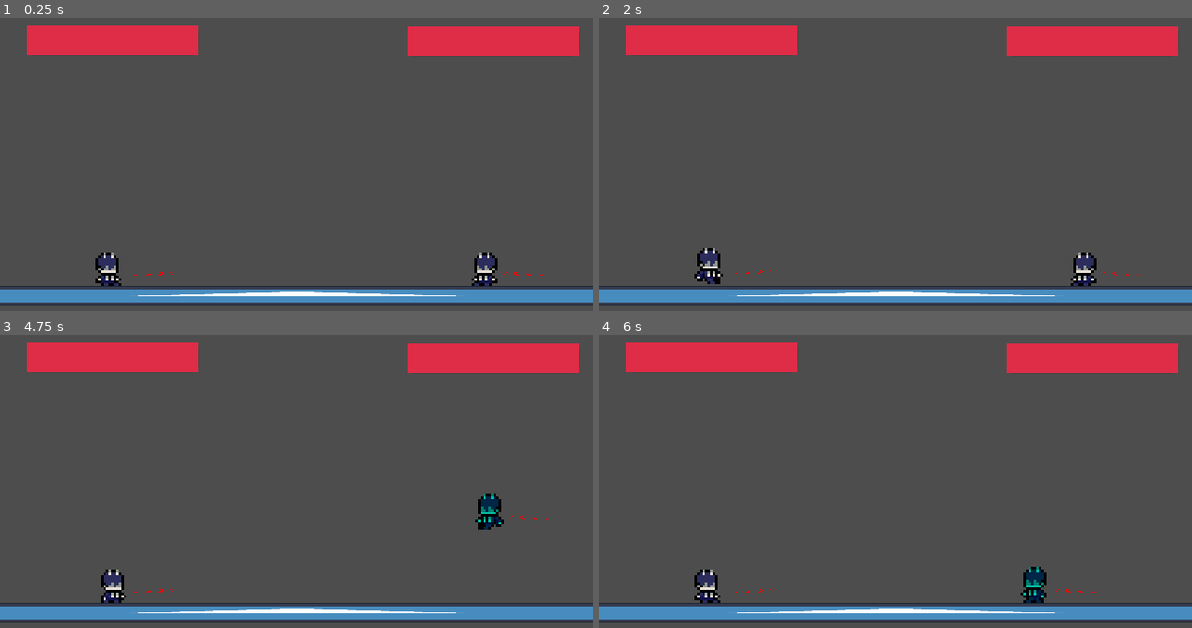
Above: before the commit, frames 1-4 (two rows, left to right).
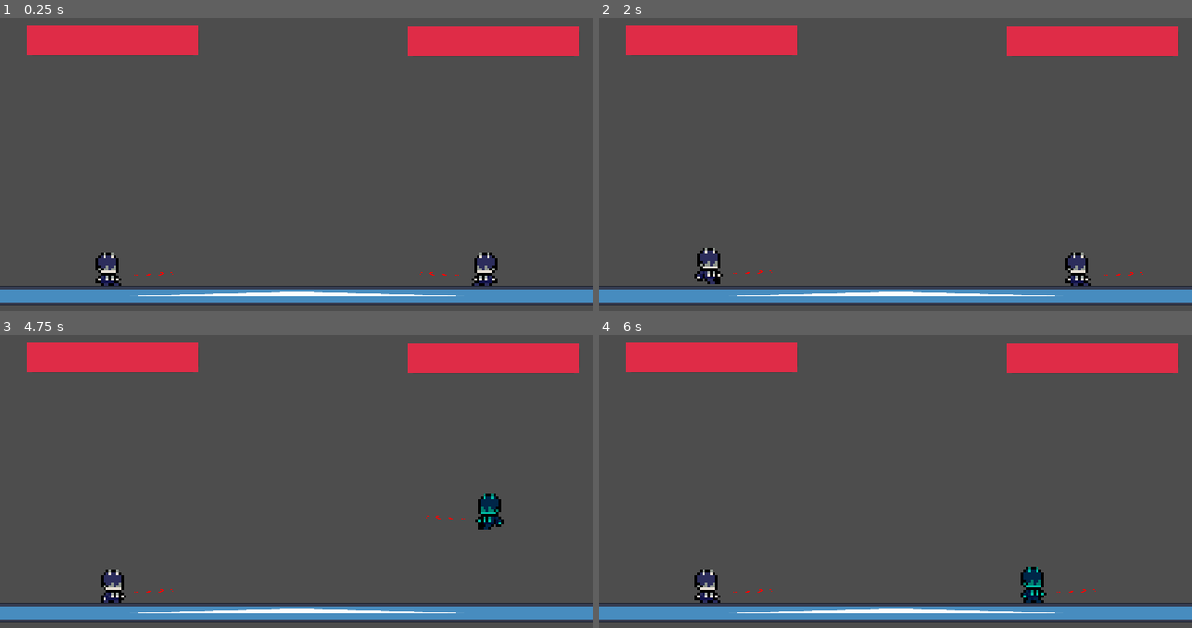
Above: after the commit, the same moments.

Repository: lucasmcclean/project-foxtrot-black-trigger-watchtower-omega
Game: Godot game, scene res://main.tscn
Same seed, same stepped clock (60 frames per second), same inputs: the game is played once before the commit and once after it. The engine's default icon, where the game draws it, is replaced by a stand-in: a white triangle on a blue panel in a dark square.
Inputs:
- Up to frame 1 (0.25 s): no input
- Up to frame 2 (2 s): tap Enter at 0.5 s; hold D (move_right) 0.53-1.28 s; tap S (crouch) at 0.6 s; tap W (jump) at 0.77, 1.52 s; hold Insert (move_down) from 1.28 s (still down); tap Space (flash_step) at 1.35 s
- Up to frame 3 (4.75 s): release Insert (move_down) at 2.03 s; hold D (move_right) 2.03-2.78 s; tap E (kick) at 2.1 s; hold Page Up (move_up) 2.78-3.53 s; tap Q (punch) at 2.85 s; tap W (jump) at 3.02, 3.77, 4.52 s; tap Space (flash_step) at 3.5, 4.35 s; hold A (move_left) from 3.53 s (still down); tap S (crouch) at 3.6 s
- Up to frame 4 (6 s): release A (move_left) at 5.03 s; hold Insert (move_down) 5.03-5.78 s; tap E (kick) at 5.1 s; tap Enter at 5.75 s; hold D (move_right) from 5.78 s (still down); tap Q (punch) at 5.85 s

The runs differ from the first frame. In frame 1, less than 0.1% of the frame differs, in the area x 70-92%, y 86-88%; in frame 2, 0.4%, in the area x 78-92%, y 80-91%; in frame 3, less than 0.1%; in frame 4, 0.2%.

Commit message:
i dont punch myself

Diff:
--- a/project-foxtrot-black-trigger-watchtower-omega/player/player.gd
+++ b/project-foxtrot-black-trigger-watchtower-omega/player/player.gd
@@ -28,7 +28,6 @@
 @onready var controller: Controller = $Controller
 @onready var state_machine: StateMachine = $StateMachine
 @onready var sprite: Sprite2D = $Sprite2D
-@onready var slash: Sprite2D = $Slash
 @onready var animation: AnimationPlayer = $AnimationPlayer
 
 @onready var punch_hitbox: Area2D = $PunchHitbox
@@ -40,7 +39,6 @@
 func _ready() -> void:
 	if not facing_right:
 		sprite.flip_h = true
-		slash.flip_h = true
 		punch_hitbox.scale.x *= -1
 		kick_hitbox.scale.x *= -1
 	state_machine.initialize()
@@ -53,13 +51,11 @@
 	if input.move.x < 0 and facing_right:
 		facing_right = false
 		sprite.flip_h = true
-		slash.flip_h = true
 		punch_hitbox.scale.x *= -1
 		kick_hitbox.scale.x *= -1
 	elif input.move.x > 0 and not facing_right:
 		facing_right = true
-		sprite.flip_h = true
-		slash.flip_h = true
+		sprite.flip_h = false
 		punch_hitbox.scale.x *= -1
 		kick_hitbox.scale.x *= -1
 
--- a/project-foxtrot-black-trigger-watchtower-omega/player/player.tscn
+++ b/project-foxtrot-black-trigger-watchtower-omega/player/player.tscn
@@ -65,7 +65,7 @@
 tracks/3/type = "value"
 tracks/3/imported = false
 tracks/3/enabled = true
-tracks/3/path = NodePath("Slash:position")
+tracks/3/path = NodePath("PunchHitbox/Slash:position")
 tracks/3/interp = 1
 tracks/3/loop_wrap = true
 tracks/3/keys = {
@@ -77,7 +77,7 @@
 tracks/4/type = "value"
 tracks/4/imported = false
 tracks/4/enabled = true
-tracks/4/path = NodePath("Slash:visible")
+tracks/4/path = NodePath("PunchHitbox/Slash:visible")
 tracks/4/interp = 1
 tracks/4/loop_wrap = true
 tracks/4/keys = {
@@ -216,7 +216,7 @@
 tracks/2/type = "value"
 tracks/2/imported = false
 tracks/2/enabled = true
-tracks/2/path = NodePath("Slash:position")
+tracks/2/path = NodePath("PunchHitbox/Slash:position")
 tracks/2/interp = 1
 tracks/2/loop_wrap = true
 tracks/2/keys = {
@@ -228,7 +228,7 @@
 tracks/3/type = "value"
 tracks/3/imported = false
 tracks/3/enabled = true
-tracks/3/path = NodePath("Slash:visible")
+tracks/3/path = NodePath("PunchHitbox/Slash:visible")
 tracks/3/interp = 1
 tracks/3/loop_wrap = true
 tracks/3/keys = {
@@ -358,6 +358,11 @@
 shape = SubResource("RectangleShape2D_boad6")
 debug_color = Color(7.70092e-07, 0.5665836, 0.86229104, 0.41960785)
 
+[node name="Slash" type="Sprite2D" parent="PunchHitbox"]
+position = Vector2(65.00009, 9.999999)
+scale = Vector2(0.99999994, 0.99999994)
+texture = ExtResource("10_2ieo8")
+
 [node name="KickHitbox" type="Area2D" parent="."]
 script = ExtResource("8_rgyib")
 type = 1
@@ -386,8 +391,4 @@
 hframes = 4
 vframes = 6
 
-[node name="Slash" type="Sprite2D" parent="."]
-position = Vector2(65.00009, 9.999999)
-texture = ExtResource("10_2ieo8")
-
 [connection signal="area_entered" from="Hurtbox" to="." method="_on_hurtbox_area_entered"]
